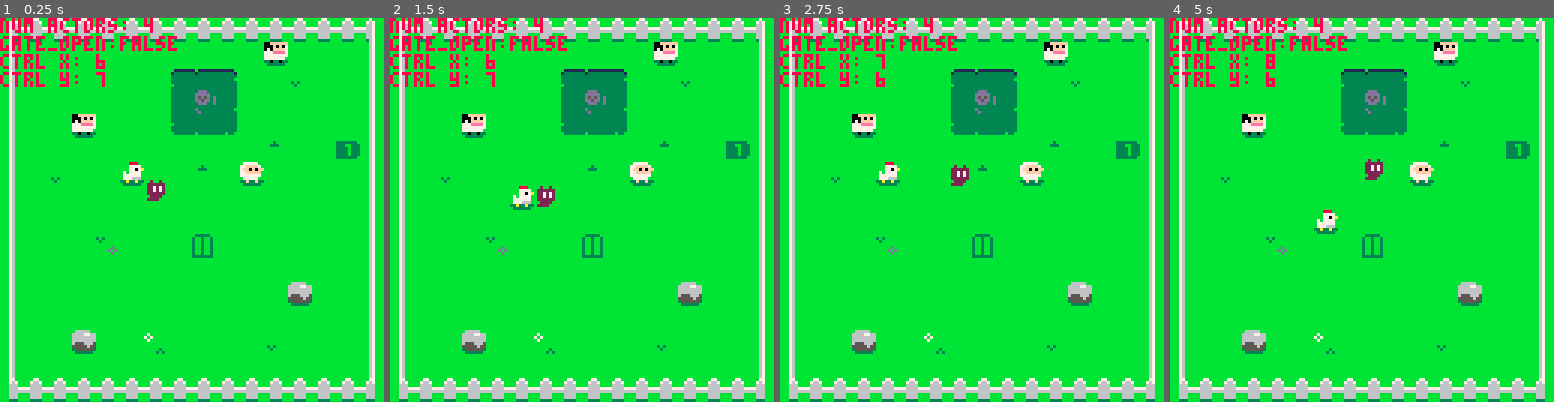
Above: before the commit, frames 1-4 (left to right).
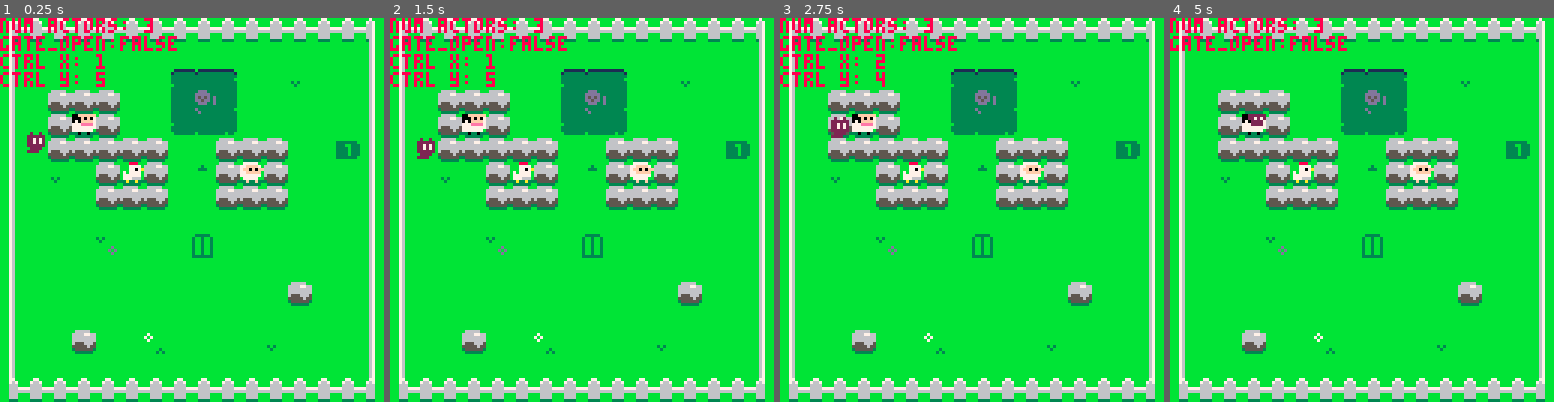
Above: after the commit, the same moments.

Repository: ethanmuller/gmtk-2020-jam
Game: PICO-8 cartridge ooc.p8
Two runs of this game, one before a commit and one after it. Both use one fixed random seed, a clock stepped at 60 frames per second and the inputs below.
Inputs:
- Up to frame 1 (0.25 s): no input
- Up to frame 2 (1.5 s): tap X (X key) at 0.33, 1.07 s; tap O (Z key) at 0.7 s
- Up to frame 3 (2.75 s): hold Right 1.6-2.1 s; tap O (Z key) at 1.7, 2.1, 2.5 s; tap X (X key) at 1.85 s; hold Up 2.15-2.42 s; hold Right from 2.47 s (still down)
- Up to frame 4 (5 s): tap O (Z key) every 0.4 s from 2.9 to 4.9 s; tap X (X key) at 2.97, 4.08 s; release Right at 3.03 s; hold Left 3.08-3.58 s; hold Down 3.63-3.97 s; hold Right 4.02-4.68 s; hold Up from 4.73 s (still down)

The runs differ from the first frame. In frame 1, 9.0% of the frame differs, in the area x 7-75%, y 0-50%; in frame 2, 9.2%; in frame 3, 9.2%; in frame 4, 10%, in the area x 0-75%, y 0-57%.

Commit message:
Bug Fixed on Sheep

Diff:
--- a/ooc.p8
+++ b/ooc.p8
@@ -142,6 +142,7 @@
     end
   end
   -- if player move item...
+  -- if player move item...
   if item_in_cell then
     if item_in_cell.s == library["rock"].s then
       if(a.s == library["chicken"].s) then
@@ -159,6 +160,12 @@
             target_x = a.x
             target_y = a.y
           end
+        else
+          target_x = a.x
+          target_y = a.y
+
+          sfx(snd["thump"])
+          return false
         end
       end
     end
@@ -644,13 +651,13 @@
 0101010000000000000000000000000001000100000000000000000000000000010001000000000000000000000000000204000000030002000000000000000000000000000000000000000000000000000000000000000000000000000000000000000000000000000000000000000000000000000000000000000000000000
 __map__
 8081818181818181818181818181818200000000000000000000000000000000000000000000000000000000000000000000000000000000000000000000000000000000000000000000000000000000000000000000000000000000000000000000000000000000000000000000000000000000000000000000000000000000
-90b6b6b6b6b6b6b6b6b6b664b6b6b69200000000000000000000000000000000000000000000000000000000000000000000000000000000000000000000000000000000000000000000000000000000000000000000000000000000000000000000000000000000000000000000000000000000000000000000000000000000
+90b6b6b6b6b6b6b6b6b6b666b6b6b69200000000000000000000000000000000000000000000000000000000000000000000000000000000000000000000000000000000000000000000000000000000000000000000000000000000000000000000000000000000000000000000000000000000000000000000000000000000
 90b6b6b6b6b6b618191ab6b691b6b69200000000000000000000000000000000000000000000000000000000000000000000000000000000000000000000000000000000000000000000000000000000000000000000000000000000000000000000000000000000000000000000000000000000000000000000000000000000
-90b6b6b6b6b6b628292ab6b6b6b6b69200000000000000000000000000000000000000000000000000000000000000000000000000000000000000000000000000000000000000000000000000000000000000000000000000000000000000000000000000000000000000000000000000000000000000000000000000000000
-90b6b664b6b6b638393ab6b6b6b6b69200000000000000000000000000000000000000000000000000000000000000000000000000000000000000000000000000000000000000000000000000000000000000000000000000000000000000000000000000000000000000000000000000000000000000000000000000000000
-90b6b6b6b6b6b6b6b6b6b6b5b6b61d9200000000000000000000000000000000000000000000000000000000000000000000000000000000000000000000000000000000000000000000000000000000000000000000000000000000000000000000000000000000000000000000000000000000000000000000000000000000
-90b691b60662b6b6b50660b6b6b6b69200000000000000000000000000000000000000000000000000000000000000000000000000000000000000000000000000000000000000000000000000000000000000000000000000000000000000000000000000000000000000000000000000000000000000000000000000000000
-90b6b6b6b6b640b6b6b606b6b6b6b69200000000000000000000000000000000000000000000000000000000000000000000000000000000000000000000000000000000000000000000000000000000000000000000000000000000000000000000000000000000000000000000000000000000000000000000000000000000
+90b6717171b6b628292ab6b6b6b6b69200000000000000000000000000000000000000000000000000000000000000000000000000000000000000000000000000000000000000000000000000000000000000000000000000000000000000000000000000000000000000000000000000000000000000000000000000000000
+90b6716471b6b638393ab6b6b6b6b69200000000000000000000000000000000000000000000000000000000000000000000000000000000000000000000000000000000000000000000000000000000000000000000000000000000000000000000000000000000000000000000000000000000000000000000000000000000
+90407171717171b6b671717158b61d9200000000000000000000000000000000000000000000000000000000000000000000000000000000000000000000000000000000000000000000000000000000000000000000000000000000000000000000000000000000000000000000000000000000000000000000000000000000
+90b691b6716271b6b5716071b6b6b69200000000000000000000000000000000000000000000000000000000000000000000000000000000000000000000000000000000000000000000000000000000000000000000000000000000000000000000000000000000000000000000000000000000000000000000000000000000
+90b6b6b6717171b6b6717171b6b6b69200000000000000000000000000000000000000000000000000000000000000000000000000000000000000000000000000000000000000000000000000000000000000000000000000000000000000000000000000000000000000000000000000000000000000000000000000000000
 90b6b6b6b6b6b6b6b6b6b6b6b6b6b69200000000000000000000000000000000000000000000000000000000000000000000000000000000000000000000000000000000000000000000000000000000000000000000000000000000000000000000000000000000000000000000000000000000000000000000000000000000
 90b6b6b6b4b6b6b60cb6b6b6b6b6b69200000000000000000000000000000000000000000000000000000000000000000000000000000000000000000000000000000000000000000000000000000000000000000000000000000000000000000000000000000000000000000000000000000000000000000000000000000000
 90b6b6b6b6b6b6b6b6b6b6b6b6b6b69200000000000000000000000000000000000000000000000000000000000000000000000000000000000000000000000000000000000000000000000000000000000000000000000000000000000000000000000000000000000000000000000000000000000000000000000000000000
